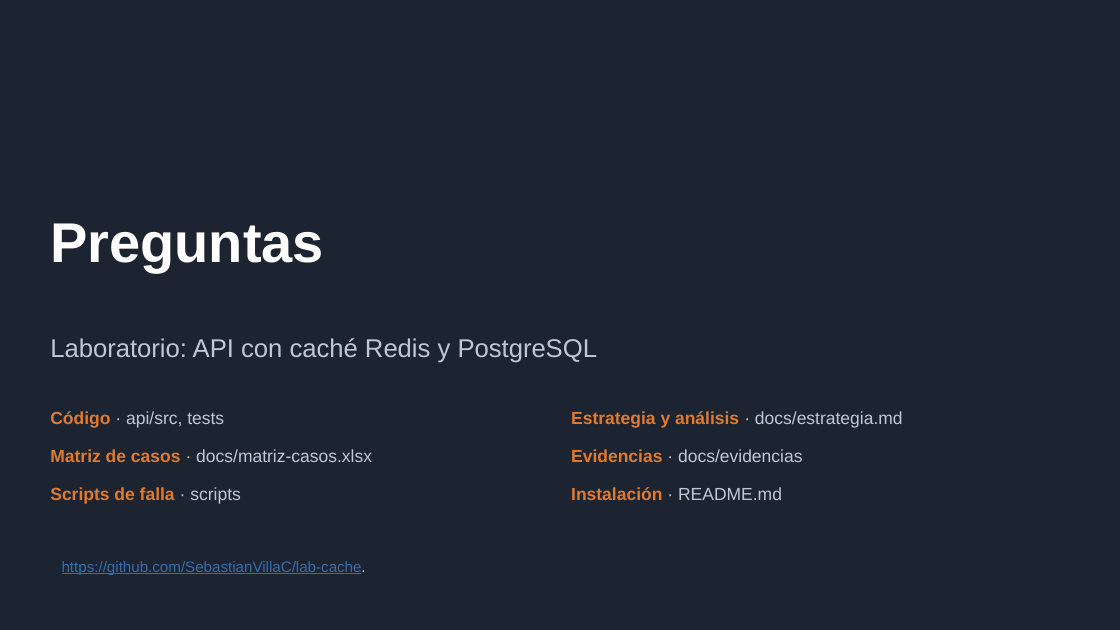
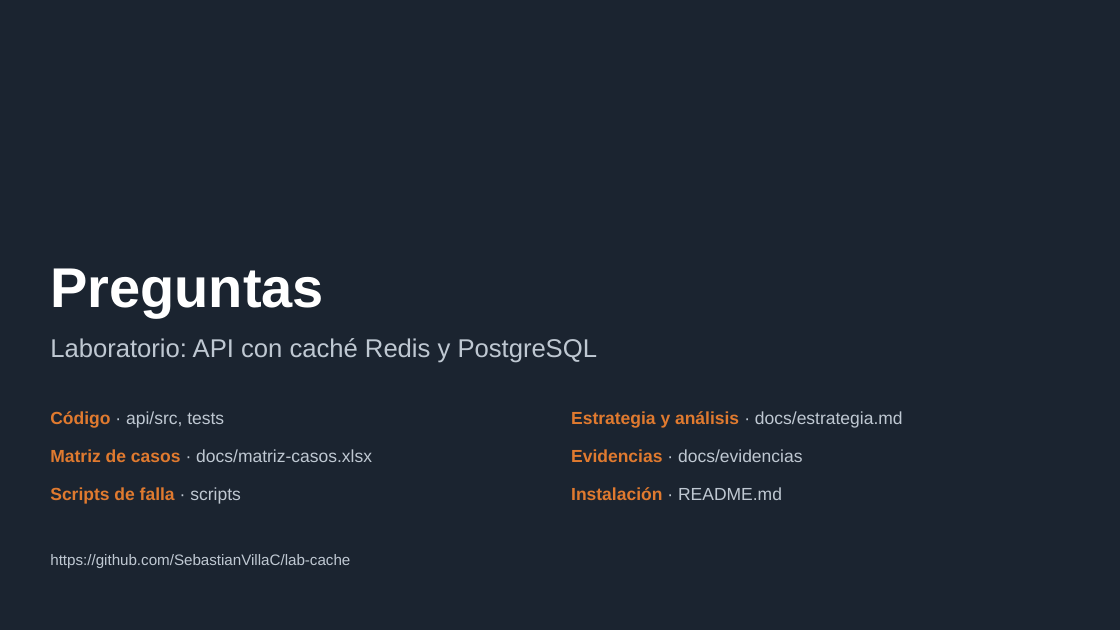
Before and after one commit to SebastianVillaC/lab-cache, a slide deck: slide 17 of docs/presentacion/presentacion-cache.pptx (slide 15 before the commit). Drawn at 1120x630 pixels with LibreOffice and Linux fonts; fonts in the diff are those of the drawing. Boxes give left, top, right and bottom in pixels: in the first picture for what was removed or moved away, otherwise in the second. Text is boxed around its words. In the diff, an @@ line names an element or a change of style, - is before the commit and + after.

Commit message:
update: presentacion

```diff
--- a/docs/presentacion/presentacion-cache.pptx
+++ b/docs/presentacion/presentacion-cache.pptx
@@ title "Preguntas": place and size @@
-title "Preguntas" at box(50, 223, 324, 272)
+title "Preguntas" at box(50, 268, 324, 317)
@@ text at box(50, 554, 350, 568): text changed; text colour #2F6FB0 to #BFC8D2 @@
-https://github.com/SebastianVillaC/lab-cache.
+https://github.com/SebastianVillaC/lab-cache
```
Also in this commit, not shown: 13 other slides changed, 3 slides added, 1 slide removed.
